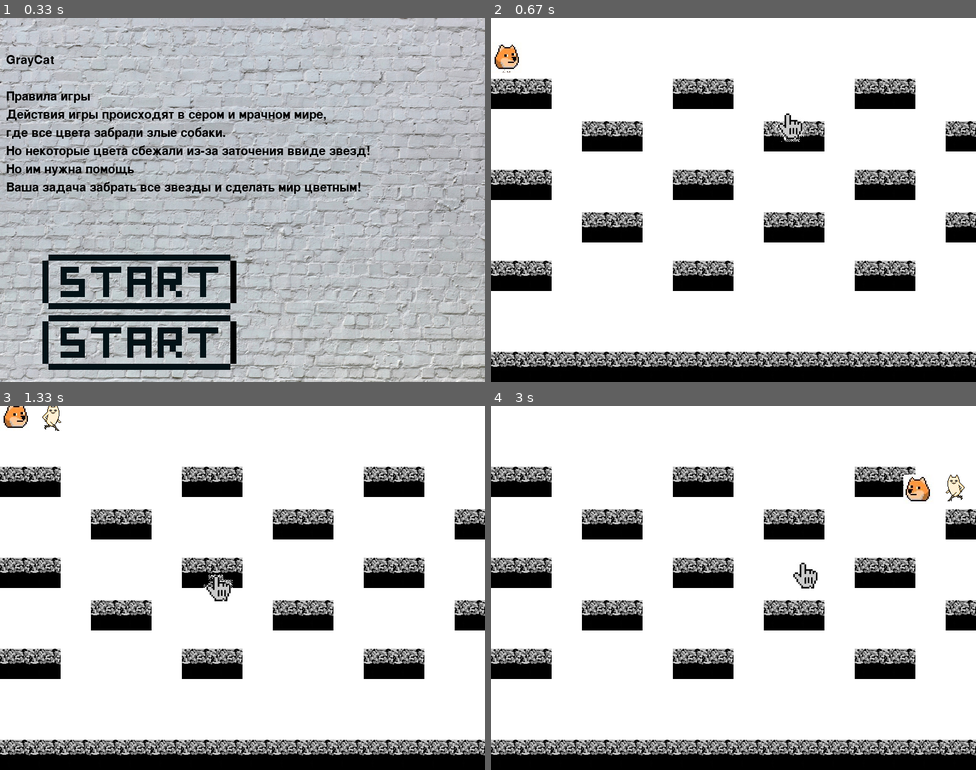
Above: before the commit, frames 1-4 (two rows, left to right).
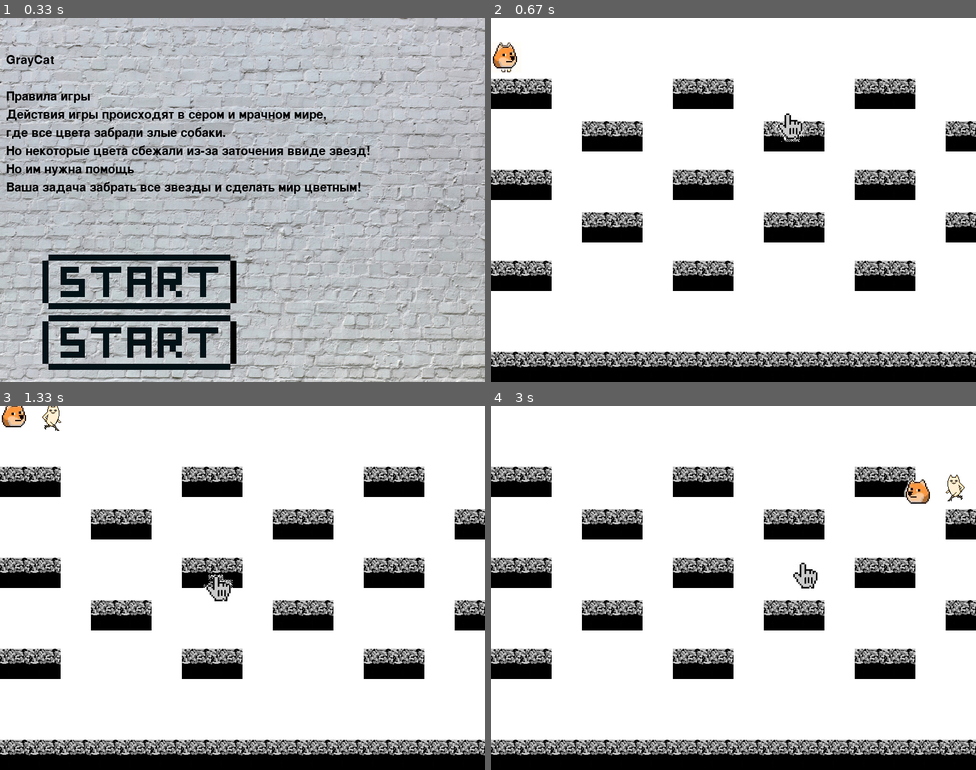
Above: after the commit, the same moments.

Repository: AnastasiaPotapova/PygameProject
Game: pygame game, started from game.py
Same seed, same stepped clock (60 frames per second), same inputs: the game is played once before the commit and once after it.
Inputs (mouse positions are in pixels of both pictures, inside the frame that each line leads up to):
- Up to frame 1 (0.33 s): no input
- Up to frame 2 (0.67 s): press the mouse at (631, 338) at 0.37 s; move the mouse to (704, 225) at 0.47 s; release the mouse at (777, 112) at 0.6 s
- Up to frame 3 (1.33 s): hold Right 0.67-1.13 s; move the mouse to (223, 489) at 0.7 s; hold Up from 1.17 s (still down); hold W from 1.17 s (still down); move the mouse to (203, 573) at 1.2 s
- Up to frame 4 (3 s): release Up at 1.47 s; release W at 1.47 s; hold Right 1.5-1.97 s; hold D 1.5-1.97 s; move the mouse to (573, 460) at 1.53 s; hold Left 2-2.53 s; hold A 2-2.53 s; move the mouse to (767, 504) at 2.03 s; hold Left 2.57-2.97 s; hold A 2.57-2.97 s; move the mouse to (791, 562) at 2.6 s

Frame 1 is identical in both runs. In frame 2, 0.2% of the frame differs, in the area x 0-6%, y 6-15%; in frame 3, 0.2%; in frame 4, 0.3%, in the area x 85-91%, y 18-27%.

Commit message:
Доделала все что можно, не могу спокойно смотреть на проект

Diff:
--- a/character.py
+++ /dev/null
@@ -1,56 +0,0 @@
-import os
-import random
-import pygame
-
-size = width, height = 100, 600
-screen = pygame.display.set_mode(size)
-
-
-def load_image(name, colorkey=None):
-    fullname = os.path.join('data', name)
-    try:
-        image = pygame.image.load(fullname)
-    except pygame.error as message:
-        print('Cannot load image:', name)
-        raise SystemExit(message)
-    image = image.convert_alpha()
-    if colorkey is not None:
-        if colorkey is -1:
-            colorkey = image.get_at((0, 0))
-        image.set_colorkey(colorkey)
-    return image
-
-
-class Creature(pygame.sprite.Sprite):
-    image = load_image("character.png")
-    image_left = load_image("character_left.png")
-    image_right = load_image("character_right.png")
-    image_down = load_image("character_down.png")
-    image_up = load_image("character_up.png")
-
-    def __init__(self, g):
-        super().__init__(g)
-        self.image = Creature.image
-        self.rect = self.image.get_rect()
-        self.rect.x = 0
-        self.rect.y = 0
-        self.v_x = 10
-        self.v_y = 10
-
-    def update(self):
-        if not pygame.sprite.collide_mask(self, block):
-            self.rect = self.rect.move(0, 1)
-
-    def move(self, press):
-        if press[pygame.K_UP]:
-            self.rect = self.rect.move(0, -10)
-            self.image = Creature.image_up
-        if press[pygame.K_DOWN]:
-            self.rect = self.rect.move(0, 10)
-            self.image = Creature.image_down
-        if press[pygame.K_LEFT]:
-            self.rect = self.rect.move(-10, 0)
-            self.image = Creature.image_left
-        if press[pygame.K_RIGHT]:
-            self.rect = self.rect.move(10, 0)
-            self.image = Creature.image_right
--- a/enemy.py
+++ /dev/null
@@ -1,27 +0,0 @@
-import itertools
-
-
-def is_leap_year(year):
-    if year % 4 == 0 and year % 100 != 0 or year % 400 == 0:
-        return year, 29
-    else:
-        return year, 28
-
-
-years = []
-for i in range(1816, 2018):
-    years.append(is_leap_year(i))
-
-day_numbers = []
-for i in years:
-    month_lengths = [31, i[1], 31, 30, 31, 30, 31, 31, 30, 31, 30, 31]
-    for j in range(len(month_lengths)):
-        for l in range(month_lengths[j]):
-            day_numbers.append((i[0], j+1, l))
-
-print(day_numbers[int(input())])
-print(day_numbers[1000])
-print(day_numbers[2000])
-print(day_numbers[3000])
-print(day_numbers[4000])
-print(day_numbers[5000])
--- a/game.py
+++ b/game.py
@@ -1,5 +1,6 @@
 import os
 import pygame
+import random
 
 pygame.init()
 size = width, height = WIDTH, HEIGHT = 800, 600
@@ -111,10 +112,10 @@
             star_group.check()
             star_group.update()
             star_group.draw(screen)
-            if pers.bonuse_counter > 20:
+            if pers.bonuse_counter > 0:
                 boss_group.update()
                 boss_group.draw(screen)
-            if pers.bonuse_counter != k:
+            if pers.bonuse_counter != k and k%2 == 0:
                 Boss(boss_group)
             k = pers.bonuse_counter
         if end.check():
@@ -177,15 +178,10 @@
         for event in pygame.event.get():
             if event.type == pygame.QUIT:
                 terminate()
-            # if event.type == pygame.MOUSEMOTION:
-            #     mouse.activ(pygame.mouse.get_pos())
-            #     pygame.mouse.set_visible(False)
             if event.type == pygame.MOUSEBUTTONDOWN:
                 if btn_restart.process_event(event):
                     return 'data/level1.txt'
             pygame.mouse.set_visible(True)
-        # mg.update()
-        # mg.draw(screen)
         font = pygame.font.Font(None, 50)
         text = font.render("Score: {}".format(str(pers.bonuse_counter)), 1, (100, 255, 100))
         screen.blit(text, (320, 320))
@@ -478,7 +474,7 @@
                 Bullet(patrons_for_pers, self.rect.x - Bullet.image.get_rect().width, self.rect.y, self.last_motion)
 
     def check(self):
-        return pygame.sprite.spritecollideany(self, door_group) or pygame.sprite.spritecollideany(self, boss_group)
+        return pygame.sprite.spritecollideany(self, patrons_for_pers)
 
 
 class Boss(pygame.sprite.Sprite):
@@ -490,7 +486,7 @@
         self.image = Boss.image
         self.rect = self.image.get_rect()
         self.mask = pygame.mask.from_surface(self.image)
-        self.rect.x = 800
+        self.rect.x = random.randrange(375, 425)
         self.rect.y = 0
         self.v = 1
 
@@ -506,7 +502,7 @@
             self.rect = self.rect.move(0, -self.v)
 
         if abs(pers.rect.x - self.rect.x) <= 150 and abs(pers.rect.y - self.rect.y) <= 150:
-            self.v = 3
+            self.v = 2
             self.image = Boss.image_angry
         else:
             self.v = 1
@@ -576,8 +572,6 @@
 btn_restart = Button(btn_group_end, 190, 400, 'restart.png')
 while True:
     k = start_screen()
-    patrons_for_pers = Bullets()
-    patrons_for_enem = Bullets()
     if k == 1:
         end_group = EndGroup()
         group_my = BlockGroup()
@@ -593,14 +587,15 @@
         mouse = Mouse(mg)
         door = Door(door_group, 400, height - 100)
         game_1()
+        end_screen()
     elif k == 2:
-        door = Door(door_group, 600, 800)
+        door_group.empty()
+        end_group = EndGroup()
         pers_group = pygame.sprite.Group()
         pers = Creature(pers_group)
         en = Enemy(pers_group)
+        patrons_for_pers = Bullets()
+        patrons_for_enem = Bullets()
+        end = End(end_group)
         game_2()
-    # elif k == 3:
-    #    game_3()
-    end_screen()
-
-pygame.quit()
+        end_screen()
--- a/map.py
+++ /dev/null
@@ -1,35 +0,0 @@
-import os
-import random
-import pygame
-
-size = width, height = 500, 500
-screen = pygame.display.set_mode(size)
-
-
-def load_image(name, colorkey=None):
-    fullname = os.path.join('data', name)
-    try:
-        image = pygame.image.load(fullname)
-    except pygame.error as message:
-        print('Cannot load image:', name)
-        raise SystemExit(message)
-    image = image.convert_alpha()
-    if colorkey is not None:
-        if colorkey is -1:
-            colorkey = image.get_at((0, 0))
-        image.set_colorkey(colorkey)
-    return image
-
-
-class Block(pygame.sprite.Sprite):
-    image = load_image("block.jpg")
-
-    def __init__(self, g):
-        super().__init__(g)
-        self.image = Block.image
-        self.rect = self.image.get_rect()
-        self.rect.x = 0
-        self.rect.y = 280
-
-    def update(self):
-        self.rect = self.rect
--- a/view.txt
+++ /dev/null
@@ -1 +0,0 @@
-https://tlgrm.eu/stickers/Pixelcat
--- a/weapons.py
+++ /dev/null
@@ -1,34 +0,0 @@
-n = int(input())
-a = int(input())
-b = int(input())
-s = input()
-a_ans = []
-b_ans = []
-if b + a*2 > s.count('0'):
-    print('NO')
-else:
-    for i in range(n-1):
-        if s[i] == '0' and s[i+1] == '0' and not(i in a_ans or i+1 in a_ans) and a>0:
-            a -= 1
-            a_ans.append(i)
-            a_ans.append(i+1)
-        elif s[i] == '0' and s[i+1] != '0' and not(i in a_ans) and b>0:
-            b -= 1
-            b_ans.append(i+1)
-
-    if b>0:
-        while b>0 and i<n:
-            if s[i] ==  '0' and not(i in a_ans or i in b_ans):
-                b_ans.append(i)
-                b -= 1
-                i += 1
-    b_ans.sort()
-
-    if a == 0 and b == 0:
-        print('YES')
-        for i in range(0, len(a_ans), 2):
-            print(a_ans[i]+1, a_ans[i+1]+1)
-        for i in b_ans:
-            print(i)
-    else:
-        print('NO')
Binary file added: data/1x1.png
Binary file changed: data/dog_left.png
Binary file changed: data/dog_right.png
